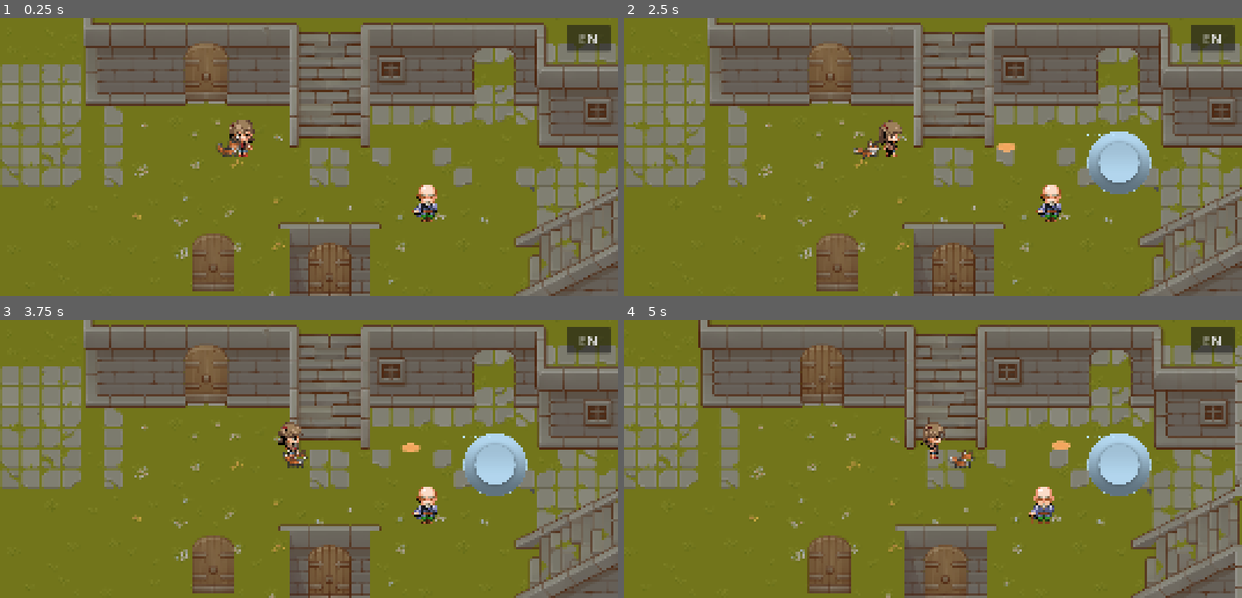
Above: before the commit, frames 1-4 (two rows, left to right).
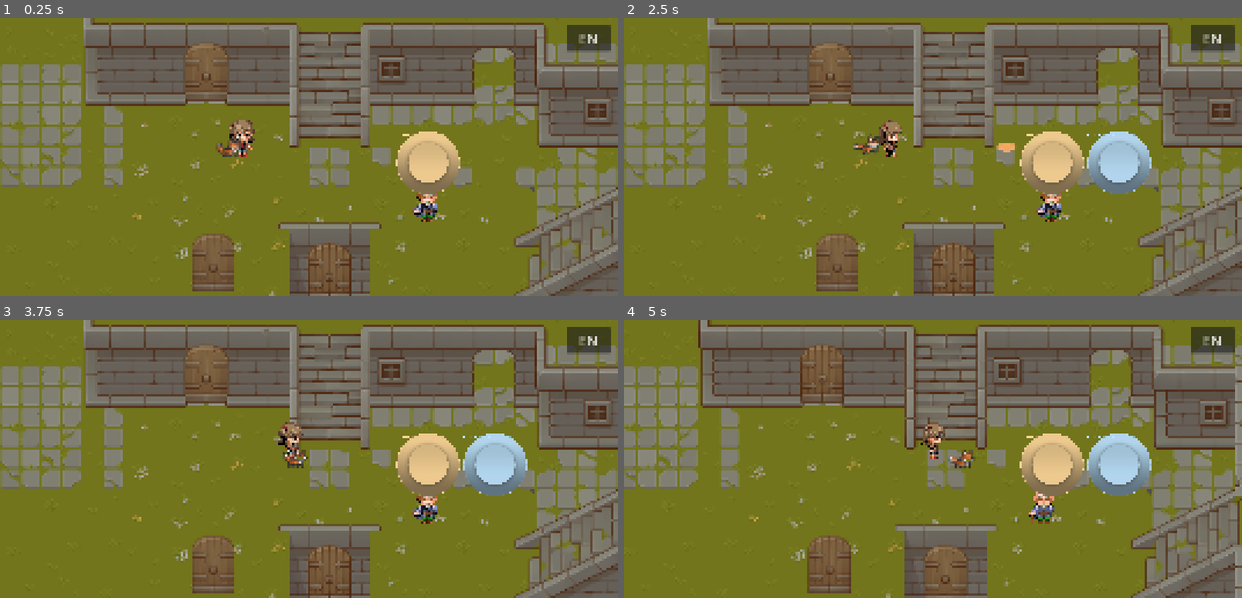
Above: after the commit, the same moments.

Repository: Davinca123/Everbond
Game: Godot game, scene res://scenes/main/main.tscn
The game is run twice, just before and just after one commit, with the same random seed, the same clock (stepped at 60 frames per second) and the same inputs.
Inputs (mouse positions are in pixels of both pictures, inside the frame that each line leads up to):
- Up to frame 1 (0.25 s): no input
- Up to frame 2 (2.5 s): click "EN" at 0.5 s; click "HU" at 1.25 s; tap Enter at 2 s; move the mouse to (1068, 143) at 2.02 s; hold Right (ui_right) from 2.03 s (still down); hold E (interact) from 2.03 s (still down); click (1068, 143) at 2.17 s; tap T (give_treat, bound only after the commit) at 2.3 s
- Up to frame 3 (3.75 s): release Right (ui_right) at 2.75 s; release E (interact) at 2.75 s; drag from (185, 472) to (426, 520) at 2.77 s; move the mouse to (370, 397) at 3.52 s; hold Right (ui_right) from 3.53 s (still down); hold E (interact) from 3.53 s (still down)
- Up to frame 4 (5 s): tap T (give_treat, bound only after the commit) at 3.8 s; release Right (ui_right) at 4.25 s; release E (interact) at 4.25 s; drag from (902, 514) to (784, 367) at 4.27 s

The runs differ from the first frame. In frame 1, 1.8% of the frame differs, in the area x 64-75%, y 40-64%; in frame 2, 2.1%, in the area x 37-75%, y 40-64%; in frame 3, 1.8%; in frame 4, 1.8%.

Commit message:
Add treats: a give-treat button, T on PC, and five in the chest
PlayerData.treats starts at 5. The treat button, with the count on it,
shows while the companion is next to the player and there are treats;
giving one emits SignalBus.treat_given and the companion hops. The chest
in the gate pen holds 5 more.

Co-Authored-By: Claude Opus 5.5 <noreply@anthropic.com>

Diff:
--- a/localization/texts.csv
+++ b/localization/texts.csv
@@ -5,6 +5,8 @@
 UI_INTERACT_CHEST,Open,Kinyit
 UI_INTERACT_DOOR_ENTER,Enter,Belép
 UI_CALL_BACK,Come back,Gyere vissza
+UI_GIVE_TREAT,Treat,Falat
+CHEST_FOUND_TREATS,You found a handful of treats!,Találtál egy marék jutalomfalatot!
 DOOR_LOCKED,It's locked...,Zárva van...
 NPC_OLD_SAGE_NAME,Old Sage,Öreg Bölcs
 NPC_OLD_SAGE_GREETING_1,"Welcome, traveller!","Üdvözöllek, utazó!"
--- a/project.godot
+++ b/project.godot
@@ -50,6 +50,11 @@
 "events": [Object(InputEventKey,"resource_local_to_scene":false,"resource_name":"","device":-1,"window_id":0,"alt_press …(190 unchanged characters)…
 ]
 }
+give_treat={
+"deadzone": 0.2,
+"events": [Object(InputEventKey,"resource_local_to_scene":false,"resource_name":"","device":-1,"window_id":0,"alt_pressed":false,"shift_pressed":false,"ctrl_pressed":false,"meta_pressed":false,"pressed":false,"keycode":0,"physical_keycode":84,"key_label":0,"unicode":0,"location":0,"echo":false,"script":null)
+]
+}
 
 [internationalization]
 
--- a/scenes/companion/companion.gd
+++ b/scenes/companion/companion.gd
@@ -39,6 +39,8 @@
 # Várakozás közben ennyivel lehet a hős a küldési távolságon túl, mielőtt a lény feladja:
 # a cél a háló legközelebbi pontjára kerül, ami kicsit a távolságon túl is lehet
 const SEND_RANGE_TOLERANCE: float = 40.0
+# Ennyire közel (a két láb között) van a lény "a hős mellett", pl. hogy falatot kapjon
+const NEXT_TO_PLAYER_DISTANCE: float = 120.0
 
 # Hivatkozás a főhősre
 @onready var player = $"../Player"
@@ -89,8 +91,9 @@
 # Egy küldés a koppintástól addig tart, amíg a lény vissza nem ér a hős mellé: addig
 # a többi koppintást nem fogadja el. returning: a várakozás után (vagy visszahívva) a hős felé tart.
 var returning: bool = false
-# A fejrázás (elutasított koppintás) animációja
+# A fejrázás és az örömugrás animációja, és a sprite nyugalmi helye, ahová visszatér
 var shake_tween: Tween
+var sprite_rest_position: Vector2
 # Koppintásnál a szintváltó kapuk, amiken át a legrövidebb út vezet a célhoz (lásd plan_crossings)
 var goto_crossings: Array[Dictionary] = []
 
@@ -98,6 +101,9 @@
 	# BIZTONSÁGI CSERE: Leválasztjuk a régit (ha volt), és tisztán kódból kötjük össze
 	animation_player.animation_finished.connect(_on_animation_finished)
 	SignalBus.companion_recalled.connect(_on_recalled)
+	SignalBus.treat_given.connect(hop)
+	add_to_group(&"companion")
+	sprite_rest_position = sprite_2d.position
 	target_marker = create_target_marker()
 	place_target_marker.call_deferred()
 	last_player_level = get_level(player)
@@ -664,10 +670,25 @@
 	if ratio > 0.0:
 		draw_line(left, left + Vector2(STAY_BAR_WIDTH * ratio, 0), STAY_BAR_COLOR, STAY_BAR_THICKNESS)
 
+func is_next_to_player() -> bool:
+	return feet.global_position.distance_to(player_feet.global_position) <= NEXT_TO_PLAYER_DISTANCE
+
+# Örömugrás (pl. falatért), amíg nincs rá animáció: a sprite kétszer felugrik
+func hop() -> void:
+	if shake_tween and shake_tween.is_running():
+		shake_tween.kill()
+	sprite_2d.rotation = 0.0
+	sprite_2d.position = sprite_rest_position
+	shake_tween = create_tween()
+	for i in 2:
+		shake_tween.tween_property(sprite_2d, "position", sprite_rest_position + Vector2(0, -24), 0.12).set_ease(Tween.EASE_OUT).set_trans(Tween.TRANS_QUAD)
+		shake_tween.tween_property(sprite_2d, "position", sprite_rest_position, 0.12).set_ease(Tween.EASE_IN).set_trans(Tween.TRANS_QUAD)
+
 # Rövid fejrázás (a sprite billeg jobbra-balra): "most nem"
 func shake_head() -> void:
 	if shake_tween and shake_tween.is_running():
 		return
+	sprite_2d.rotation = 0.0
 	shake_tween = create_tween()
 	for angle in [0.2, -0.2, 0.15, -0.15, 0.0]:
 		shake_tween.tween_property(sprite_2d, "rotation", angle, 0.06)
--- a/scenes/objects/chest.gd
+++ b/scenes/objects/chest.gd
@@ -4,6 +4,9 @@
 # és nyitva marad, ha visszajövünk a pályára.
 
 signal opened
+
+## Ennyi jutalomfalat van benne
+@export var treats: int = 5
 
 const CLOSED_REGION: Rect2 = Rect2(96, 30, 32, 31)
 const OPEN_REGION: Rect2 = Rect2(96, 76, 32, 49)
@@ -36,6 +39,9 @@
 		return
 	is_open = true
 	update_sprite()
+	if treats > 0:
+		PlayerData.add_treats(treats)
+		SignalBus.dialogue_started.emit("", (["CHEST_FOUND_TREATS"] as Array[String]))
 	opened.emit()
 
 # A kép alja a csomópont helyén van (a nyitott láda magasabb a felcsapott fedél miatt)
--- a/scenes/ui/screen_ui.tscn
+++ b/scenes/ui/screen_ui.tscn
@@ -10,6 +10,7 @@
 [ext_resource type="Script" uid="uid://bpllg8tk4axmt" path="res://scenes/ui/dialogue_box.gd" id="6_p7mho"]
 [ext_resource type="Script" path="res://scenes/ui/language_button.gd" id="7_lang"]
 [ext_resource type="Script" path="res://scenes/ui/call_back_button.gd" id="8_callback"]
+[ext_resource type="Script" path="res://scenes/ui/treat_button.gd" id="9_treat"]
 
 [sub_resource type="LabelSettings" id="LabelSettings_ao5ua"]
 font_size = 100
@@ -96,6 +97,20 @@
 text = "UI_CALL_BACK"
 label_settings = SubResource("LabelSettings_ao5ua")
 
+[node name="TreatButton" type="TouchScreenButton" parent="CallBackButtonAnchor"]
+unique_name_in_owner = true
+modulate = Color(1, 0.85, 0.6, 1)
+position = Vector2(-820, -601)
+scale = Vector2(0.2, 0.2)
+texture_normal = ExtResource("4_m2ohg")
+texture_pressed = ExtResource("4_m2ohg")
+script = ExtResource("9_treat")
+
+[node name="Label" type="Label" parent="CallBackButtonAnchor/TreatButton"]
+offset_right = 40.0
+offset_bottom = 23.0
+label_settings = SubResource("LabelSettings_ao5ua")
+
 [node name="JoystickVisual" type="Control" parent="." unique_id=843325025]
 visible = false
 modulate = Color(1, 1, 1, 0.5411765)
--- /dev/null
+++ b/scenes/ui/treat_button.gd
@@ -0,0 +1,41 @@
+extends TouchScreenButton
+
+# Falat gomb: akkor látszik, ha a lény a hős mellett van és van még falat. Megnyomva
+# (vagy PC-n a T, "give_treat" billentyűvel) a lény kap egy falatot (SignalBus.treat_given).
+# A feliratán a falatok száma is ott van.
+
+@onready var label: Label = $Label
+
+var companion: Node
+var dialogue_open: bool = false
+
+func _ready() -> void:
+	hide()
+	label.auto_translate_mode = Node.AUTO_TRANSLATE_MODE_DISABLED
+	SignalBus.treats_changed.connect(func(_count): update_label())
+	SignalBus.language_changed.connect(func(_language): update_label())
+	SignalBus.dialogue_started.connect(func(_s, _l): dialogue_open = true)
+	SignalBus.dialogue_finished.connect(func(): dialogue_open = false)
+	pressed.connect(_on_pressed)
+	update_label()
+
+func _process(_delta: float) -> void:
+	if companion == null or not is_instance_valid(companion):
+		companion = get_tree().get_first_node_in_group(&"companion")
+	visible = can_give()
+
+func can_give() -> bool:
+	return companion != null and companion.is_inside_tree() and companion.is_next_to_player() \
+			and PlayerData.treats > 0 and not dialogue_open and not SceneManager.changing
+
+func update_label() -> void:
+	label.text = "%s ×%d" % [tr("UI_GIVE_TREAT"), PlayerData.treats]
+
+func _unhandled_input(event: InputEvent) -> void:
+	if event.is_action_pressed("give_treat") and can_give():
+		get_viewport().set_input_as_handled()
+		_on_pressed()
+
+func _on_pressed() -> void:
+	if PlayerData.use_treat():
+		SignalBus.treat_given.emit()
--- a/scripts/global/player_data.gd
+++ b/scripts/global/player_data.gd
@@ -8,6 +8,21 @@
 
 # Ideiglenes inventory (egyelőre csak teszteléshez)
 var inventory: Array[String] = []
+
+# Jutalomfalatok a lénynek (pl. tanításhoz); a ládákban is találni
+var treats: int = 5
+
+func add_treats(amount: int) -> void:
+	treats += amount
+	SignalBus.treats_changed.emit(treats)
+
+# Egy falatot elhasznál; hamisat ad, ha nincs több
+func use_treat() -> bool:
+	if treats <= 0:
+		return false
+	treats -= 1
+	SignalBus.treats_changed.emit(treats)
+	return true
 
 # Mágikus lény (Companion) alapvető adatai
 var companion_name: String = "Lélektárs"
--- a/scripts/global/signal_bus.gd
+++ b/scripts/global/signal_bus.gd
@@ -36,6 +36,10 @@
 signal companion_stay_finished(full: bool)
 # Visszaért a hős mellé, újra lehet küldeni
 signal companion_returned
+# A hős adott egy jutalomfalatot a lénynek (a falat gomb vagy a T billentyű)
+signal treat_given
+# Változott a hős falatainak száma (PlayerData.treats)
+signal treats_changed(count: int)
 signal companion_obedience_changed(new_level: int)
 signal companion_leveled_up(new_form: String)
 
--- a/test/puzzle_test.gd
+++ b/test/puzzle_test.gd
@@ -112,13 +112,20 @@
 	var opened_signals: Array[int] = [0]
 	chest.opened.connect(func(): opened_signals[0] += 1)
 	await put_player(chest.global_position + Vector2(0, 60))
+	var treats_before: int = root.get_node("PlayerData").treats
 	var could_open: bool = root.get_node("InteractionManager").current() == chest
 	bus().interaction_pressed.emit()
 	await frames(3)
+	# A "találtál falatot" üzenetet végiglapozzuk (a gombnyomás most a dialógusé), aztán még egyszer próbáljuk
+	var dialogue = root.get_node("Main/ScreenUI/DialogueBox") if root.has_node("Main") else null
+	if dialogue: dialogue.finish_dialogue()
+	await frames(3)
 	bus().interaction_pressed.emit()
 	await frames(3)
-	check("chest_opens_once", could_open and chest.is_open and opened_signals[0] == 1 and root.get_node("InteractionManager").current() != chest,
-			"could_open=%s open=%s signals=%d" % [could_open, chest.is_open, opened_signals[0]])
+	var treats_gained: int = root.get_node("PlayerData").treats - treats_before
+	check("chest_opens_once_with_treats", could_open and chest.is_open and opened_signals[0] == 1 \
+			and root.get_node("InteractionManager").current() != chest and treats_gained == chest.treats,
+			"could_open=%s open=%s signals=%d treats_gained=%d" % [could_open, chest.is_open, opened_signals[0], treats_gained])
 
 	# 5. A retesz és a nyitott láda megmarad pályaváltás után (World -> Town -> World)
 	await put_player(gate_front + Vector2(0, 200))
--- a/test/tap_test.gd
+++ b/test/tap_test.gd
@@ -189,6 +189,7 @@
 
 	await run_send_range()
 	await run_send_once()
+	await run_treats()
 
 	# 7. Az interakció gomb megnyomása nem küldi el a lényt, és a dialógus alatti koppintások sem
 	var npc = world.get_node("YSort_Entities/Npc")
@@ -462,3 +463,48 @@
 			[SignalBus.companion_arrived, on_arrived], [SignalBus.companion_stay_finished, on_finished],
 			[SignalBus.companion_returned, on_returned], [SignalBus.companion_recalled, on_recalled]]:
 		connection[0].disconnect(connection[1])
+
+# --- jutalomfalat (docs/gameplay-plan.md, 10. rész, 4. lépés) ---
+
+func run_treats() -> void:
+	var button: TouchScreenButton = main.get_node("ScreenUI/CallBackButtonAnchor/TreatButton")
+	var given: Array[int] = [0]
+	var on_given := func(): given[0] += 1
+	SignalBus.treat_given.connect(on_given)
+	await wait_until_following()
+	await frames(5)
+	PlayerData.treats = 2
+
+	# 20. A lény a hős mellett van, és van falat: a gomb látszik; megnyomva a lény kap egyet,
+	# és ez nem koppintás
+	var near: bool = comp.is_next_to_player()
+	var shown: bool = button.visible
+	taps = 0
+	await tap(button_window_center(button))
+	await frames(3)
+	await check("treat_button_gives_a_treat", near and shown and given[0] == 1 and PlayerData.treats == 1 and taps == 0 \
+			and comp.current_state == comp.State.FOLLOW,
+			"near=%s shown=%s given=%d treats=%d taps=%d" % [near, shown, given[0], PlayerData.treats, taps])
+
+	# 21. A T billentyű is ad egyet; elfogyott: a gomb eltűnik, a T nem ad többet
+	await key(KEY_T)
+	await frames(2)
+	var after_key: int = PlayerData.treats
+	await key(KEY_T)
+	await frames(2)
+	await check("treat_key_and_running_out", after_key == 0 and given[0] == 2 and PlayerData.treats == 0 and not button.visible,
+			"after_key=%d given=%d treats=%d visible=%s" % [after_key, given[0], PlayerData.treats, button.visible])
+
+	# 22. Van falat, de a lény messze van: nincs gomb, a T nem ad
+	PlayerData.add_treats(5)
+	await settle()
+	await tap(to_window(pfeet.global_position + Vector2(350, 0)))
+	await wait_until_idle(5.0)
+	await key(KEY_T)
+	await frames(2)
+	await check("no_treat_when_far", not button.visible and given[0] == 2 and PlayerData.treats == 5,
+			"visible=%s given=%d treats=%d" % [button.visible, given[0], PlayerData.treats])
+	await wait_until_following()
+	await frames(5)
+	await check("treat_button_back_when_near", button.visible, "visible=%s" % button.visible)
+	SignalBus.treat_given.disconnect(on_given)
Not shown, added: scenes/ui/treat_button.gd.uid
Not shown, changed: docs/gameplay-plan.md
